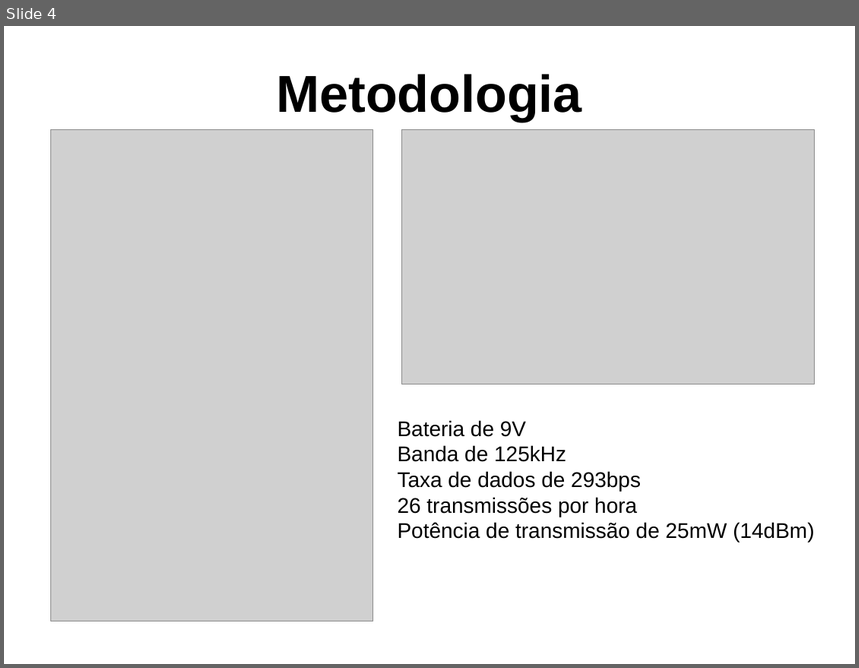
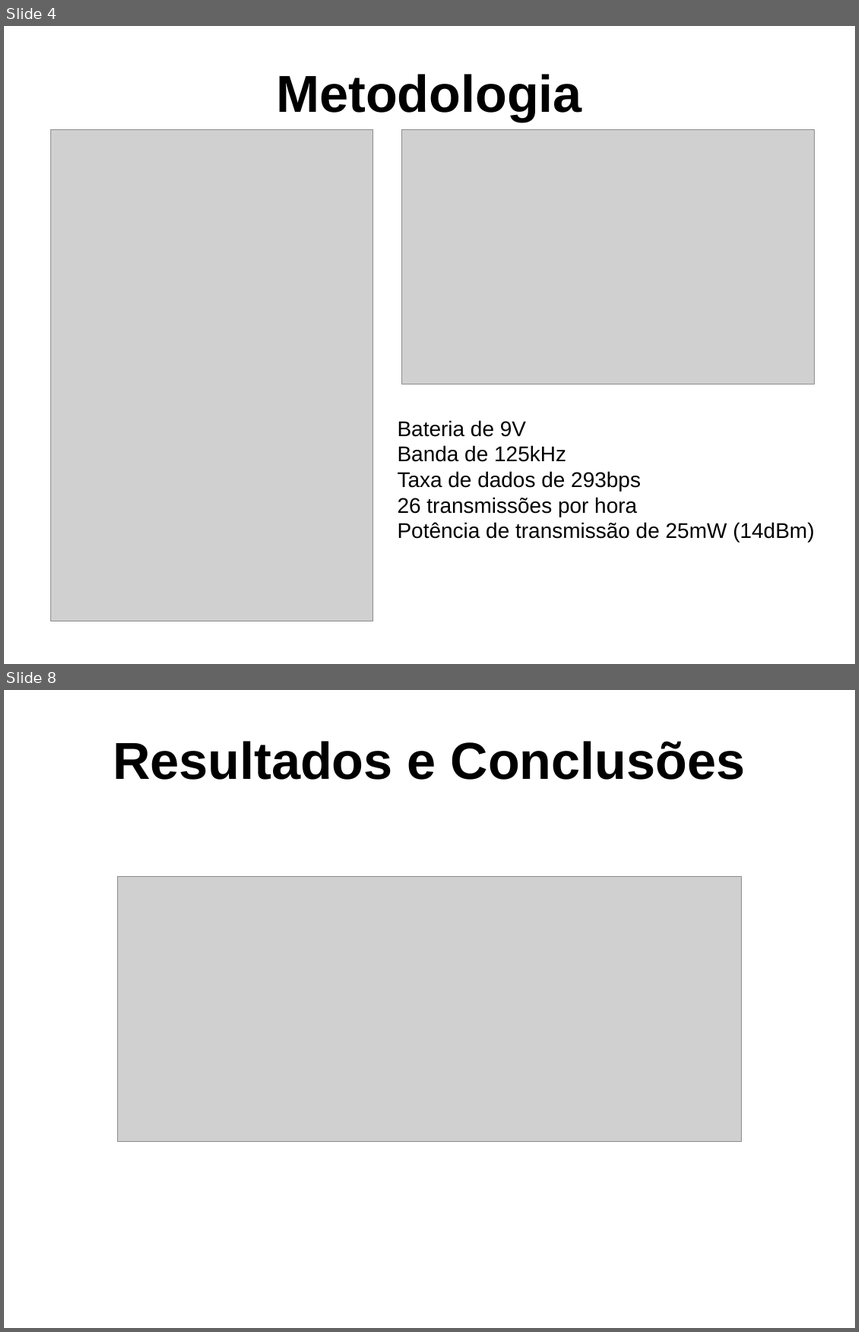
Before and after one commit to DaviWT/Com_Dig, a slide deck: Artigo/Apresentação.pptx. Shown one above the other, each under a label of ours: slide 4 before the commit, slides 4 and 8 after it; the slides between them are not shown. The pictures are 859x668 and 859x1332 pixels, drawn with LibreOffice and Linux fonts; fonts in the diff are those of the drawing; grey boxes stand for pictures; background and template pictures are left out. Boxes give left, top, right and bottom in pixels: in the first picture for what was removed or moved away, otherwise in the second. Text is boxed around its words. In the diff, an @@ line names an element or a change of style, - is before the commit and + after.

Commit message:
Artigo | Apresentação finalizada; Conclusões juntas com os resultados.

```diff
--- a/Artigo/Apresentação.pptx
+++ b/Artigo/Apresentação.pptx
@@ slide 8 added at bbox=[4, 690, 855, 1328], background picture (left out) @@
@@ text added at bbox=[113, 741, 746, 780], 44 pt, text #000000, bold @@
+Resultados e Conclusões
@@ picture added at bbox=[117, 876, 741, 1142] @@
```
Also in this commit, not shown: 2 slides changed, 1 other slide added, 1 slide removed.
